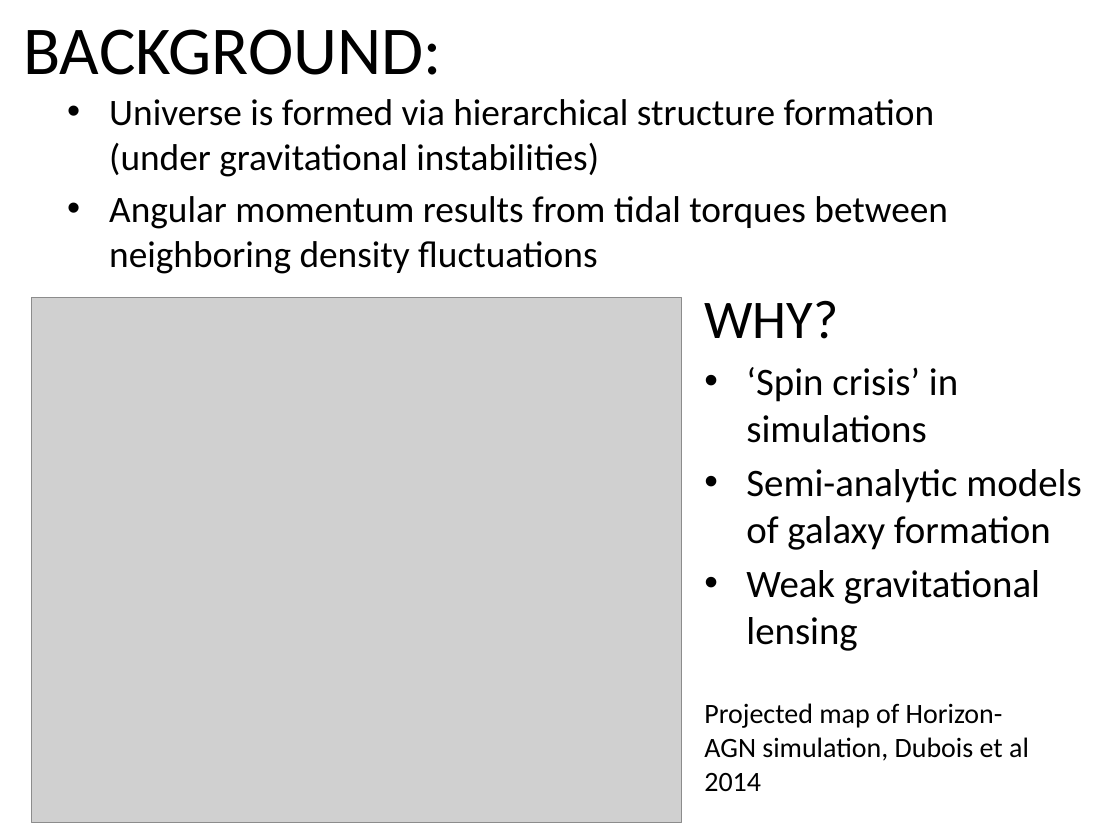
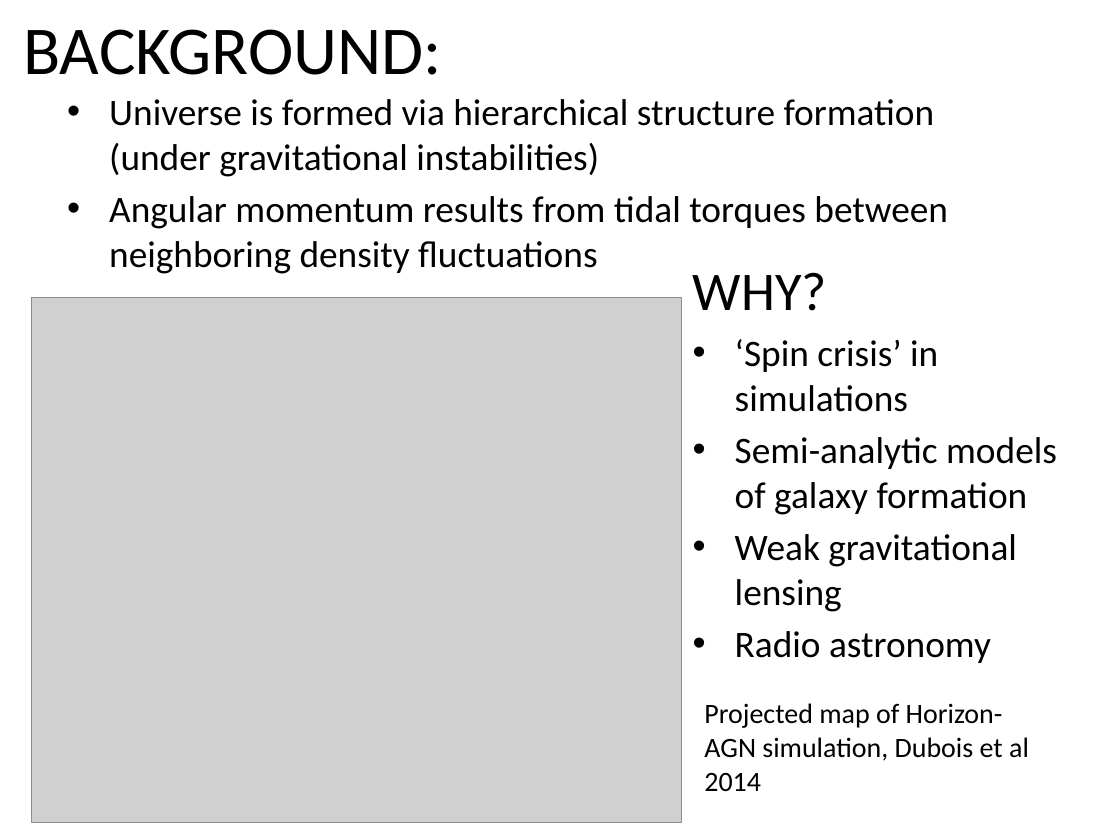
Before and after one commit to emilyhackett/icrar_report, a slide deck: slide 2 of PresentationSlides.pptx. Drawn at 1120x840 pixels with LibreOffice and Linux fonts; fonts in the diff are those of the drawing; grey boxes stand for pictures. Boxes give left, top, right and bottom in pixels: in the first picture for what was removed or moved away, otherwise in the second. Text is boxed around its words. In the diff, an @@ line names an element or a change of style, - is before the commit and + after.

```diff
--- a/PresentationSlides.pptx
+++ b/PresentationSlides.pptx
@@ text "WHY?": place and size @@
-text "WHY?" at box(704, 300, 1081, 651)
+text "WHY?" at box(693, 272, 1057, 663)
@@ text at box(735, 339, 1057, 612): size 25 to 24 pt in "‘Spin crisis’ in simulations", "Semi-analytic models of galaxy formation", "Weak gravitational lensing" @@
@@ text at box(735, 631, 991, 663): paragraph added @@
+• Radio astronomy
```
Also in this commit, not shown: 1 other slide changed, 1 other file.
